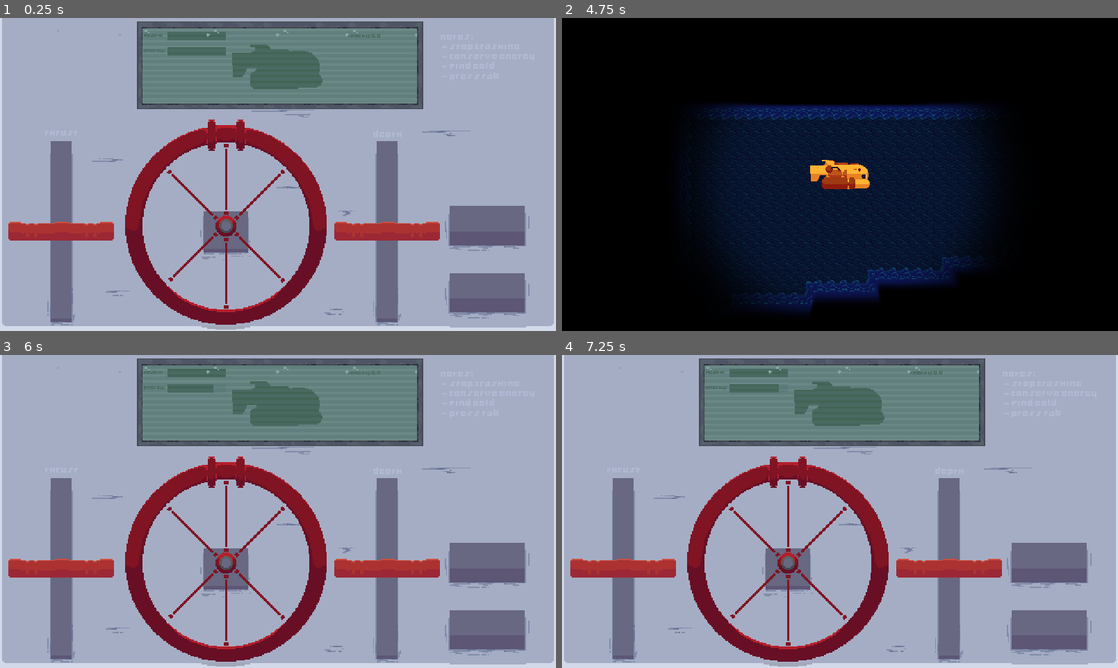
Above: before the commit, frames 1-4 (two rows, left to right).
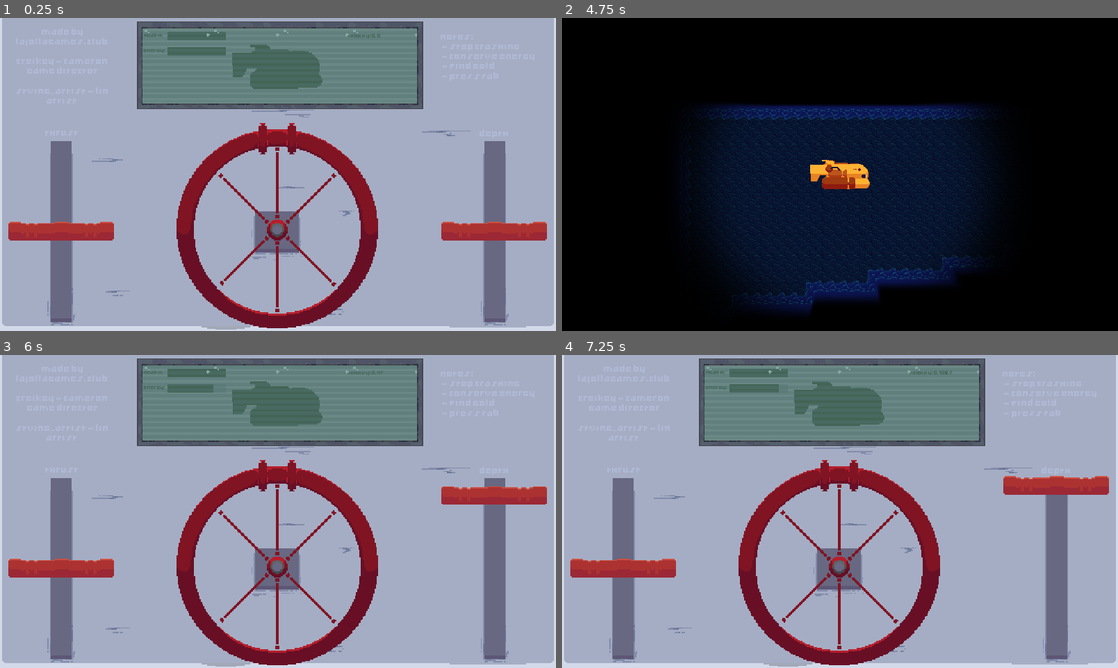
Above: after the commit, the same moments.

Repository: creikey/Podmornica
Game: Godot game, scene res://Main.tscn
Two runs of this game, one before a commit and one after it. Both use one fixed random seed, a clock stepped at 60 frames per second and the inputs below.
Inputs (mouse positions are in pixels of both pictures, inside the frame that each line leads up to):
- Up to frame 1 (0.25 s): no input
- Up to frame 2 (4.75 s): tap Enter at 0.5, 2, 3.5 s; move the mouse to (962, 158) at 0.52 s; press the mouse at (962, 158) at 0.53 s; tap Space at 1.25, 2.75, 4.25 s; move the mouse to (728, 190) at 1.27 s; release the mouse at (728, 190) at 1.28 s; tap Tab (g_toggle_controls) at 1.35, 2.85, 4.35 s; move the mouse to (895, 105) at 2.02 s; press the mouse at (895, 105) at 2.03 s; move the mouse to (812, 237) at 2.77 s; release the mouse at (812, 237) at 2.78 s; move the mouse to (1006, 221) at 3.52 s; press the mouse at (1006, 221) at 3.53 s; move the mouse to (673, 127) at 4.27 s; release the mouse at (673, 127) at 4.28 s
- Up to frame 3 (6 s): move the mouse to (305, 511) at 5.02 s; press the mouse at (305, 511) at 5.03 s; move the mouse to (194, 433) at 5.77 s; release the mouse at (194, 433) at 5.78 s; tap Tab (g_toggle_controls) at 5.85 s
- Up to frame 4 (7.25 s): move the mouse to (962, 495) at 6.52 s; press the mouse at (962, 495) at 6.53 s

The runs differ from the first frame. In frame 1, 21% of the frame differs, in the area x 10-99%, y 3-100%; in frame 2, 0.8%; in frame 3, 21%; in frame 4, 21%.

Commit message:
Remove unused elements from backpanel and add credits

Diff:
--- a/src/nodes/gui/GUI.tscn
+++ b/src/nodes/gui/GUI.tscn
@@ -51,10 +51,10 @@
 position = Vector2( 210.476, 480 )
 
 [node name="RightSlider" parent="." instance=ExtResource( 4 )]
-position = Vector2( 1336.13, 480 )
+position = Vector2( 1705.86, 480 )
 
 [node name="Wheel" type="Node2D" parent="."]
-position = Vector2( 780.731, 718.029 )
+position = Vector2( 957.525, 731.534 )
 script = ExtResource( 5 )
 __meta__ = {
 "_edit_group_": true
@@ -90,10 +90,10 @@
 }
 
 [node name="DepthLabel" type="Label" parent="."]
-margin_left = 1279.5
-margin_top = 386.168
-margin_right = 1399.5
-margin_bottom = 415.168
+margin_left = 1649.22
+margin_top = 385.03
+margin_right = 1769.22
+margin_bottom = 414.03
 theme = ExtResource( 14 )
 custom_fonts/font = SubResource( 2 )
 custom_colors/font_color = Color( 0.689026, 0.724922, 0.828125, 1 )
@@ -120,6 +120,27 @@
 "_edit_use_anchors_": false
 }
 
+[node name="CreditsLabel" type="Label" parent="."]
+margin_left = 44.2085
+margin_top = 33.3445
+margin_right = 389.208
+margin_bottom = 289.344
+theme = ExtResource( 14 )
+custom_fonts/font = SubResource( 2 )
+custom_colors/font_color = Color( 0.689026, 0.724922, 0.828125, 1 )
+text = "made by
+lajollagames.club
+
+creikey - Cameron
+game director
+
+Stving_artist - Lin
+artist"
+align = 1
+__meta__ = {
+"_edit_use_anchors_": false
+}
+
 [node name="MainPanel" type="Node2D" parent="."]
 
 [node name="MainDisplayBack" type="Sprite" parent="MainPanel"]
Binary file changed: src/nodes/gui/sprites/Backpanel.png
Binary file changed: src/nodes/gui/sprites/Bubbles.png
